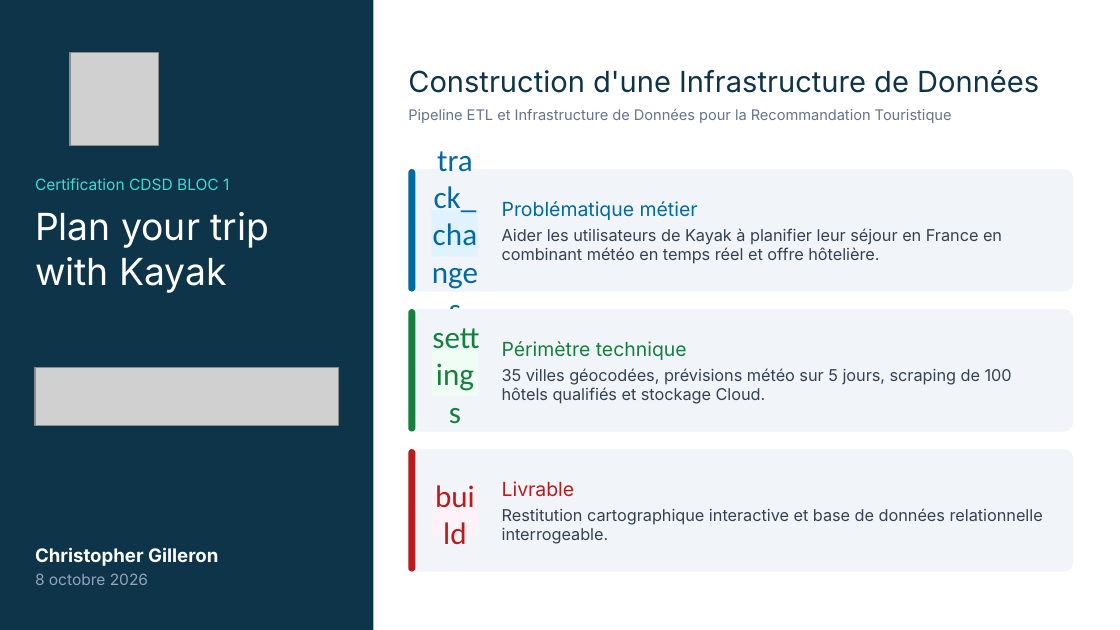
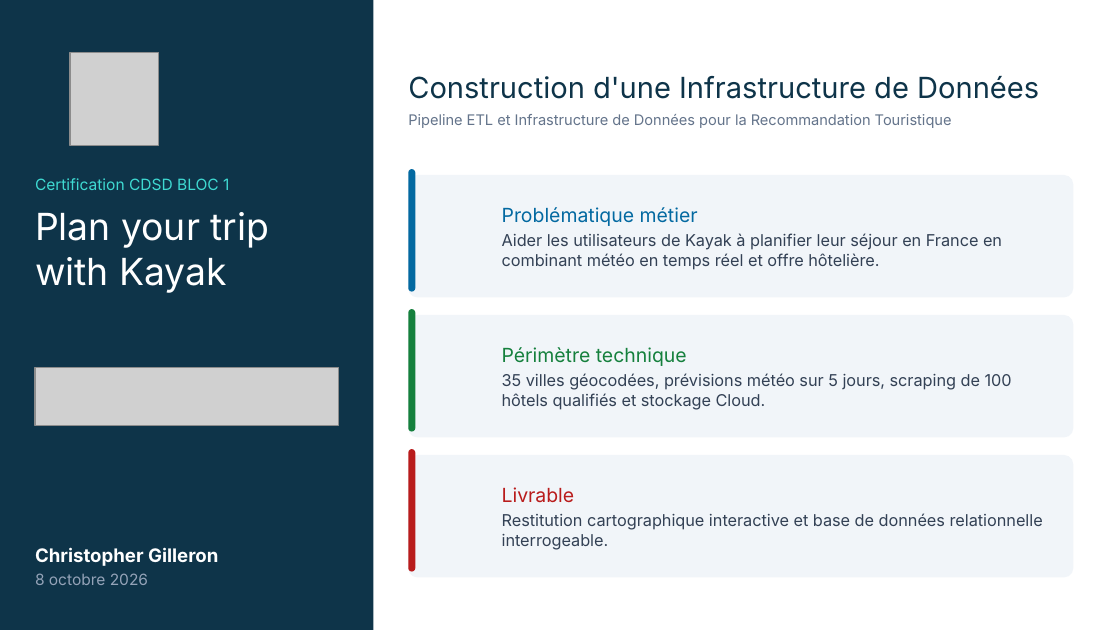
Before and after one commit to Elkristobal59/CERTIFICATION_CDSD, a slide deck: slide 1 of Bloc_1_Kayak/Kayak_presentation.pptx. Drawn at 1120x630 pixels with LibreOffice and Linux fonts; fonts in the diff are those of the drawing; grey boxes stand for pictures; background and template pictures are left out. Boxes give left, top, right and bottom in pixels: in the first picture for what was removed or moved away, otherwise in the second. Text is boxed around its words. In the diff, an @@ line names an element or a change of style, - is before the commit and + after.

```diff
--- a/Bloc_1_Kayak/Kayak_presentation.pptx
+++ b/Bloc_1_Kayak/Kayak_presentation.pptx
@@ rectangle removed at (431,211,478,258) @@
-track_changes
@@ rectangle removed at (431,351,478,398) @@
-settings
@@ 4 texts, 3 rounded rectangles: place and size @@
-4 texts, 3 rounded rectangles at (408,70,1074,571)
+4 texts, 3 rounded rectangles at (408,76,1074,577)
@@ rectangle removed at (431,491,478,538) @@
-build
```
Also in this commit, not shown: 5 other slides changed, 25 other files.
